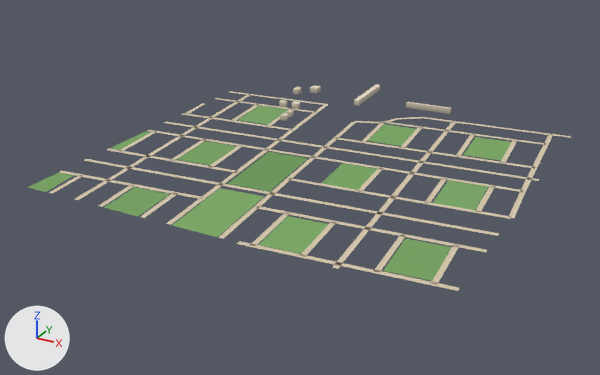
The glTF model public/assets/bengaluru-region-v1/tiles/t20_-5-l1.glb as it was, and as the next commit left it.
Both versions are drawn from a camera (50 mm lens) standing at (10684.0, -3105.0, 377.0) and looking at (10224.0, -2270.0, -40.0). Arrows for +X, +Y and +Z are at lower left; the lights stay in place. The first picture is the older version.

In view in the first picture: 'building', 'ground'.
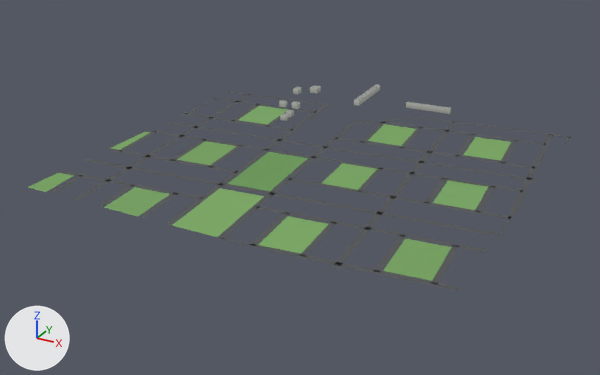
Boxes (x1, y1, x2, y2) around the edits, measured in the pictures (600 x 375 px; the box of a moved part takes in the faces that stretch with it):
part 1 of me_ground, moved or reshaped: (49, 91, 520, 291) in both
part 2 of me_ground, recoloured: (81, 94, 564, 287) in both

What changed in the scene script:
```text
Change me_ground:
    used by ob_ground; location = (10000.0, -2500.0, 0.0)
    remove me_ground.from_pydata(...)  # 793 vertices, 714 faces; spans x -3.0..503.0, y -3.0..464.0, z 1.0
    add me_ground.from_pydata(...)  # 813 vertices, 734 faces; spans x 0.0..500.0, y 0.0..464.0, z 1.0
    me_ground part 1
    22 vertices are removed from x -3.0..503.0, y -2.0..347.0, z 1.0
    50 faces are deleted
    3 vertices in x 438.0..469.0, y 131.0..140.0, z 1.0 move by (2.0, 0.0, 0.0)
    8 vertices move from x 255.0..500.0, y -3.0..137.0, z 1.0 to x 254.0..500.0, y 0.0..137.0, z 1.0
    36 vertices are added at x 0.0..500.0, y 0.0..416.0, z 1.0
    5 new vertices lie (4.0, -39.0, 0.0) away from vertices in x 27.0..154.0, y 55.0..67.0, z 1.0
    69 new faces join them
    me_ground part 2: 447 kept faces spanning x 0.0..500.0, y 0.0..461.0, z 1.0 get new vertex colours; the middle colour goes from beige #d7c9ae to dark grey #535556
    other edits to the shape of me_ground do not show in these pictures
```
